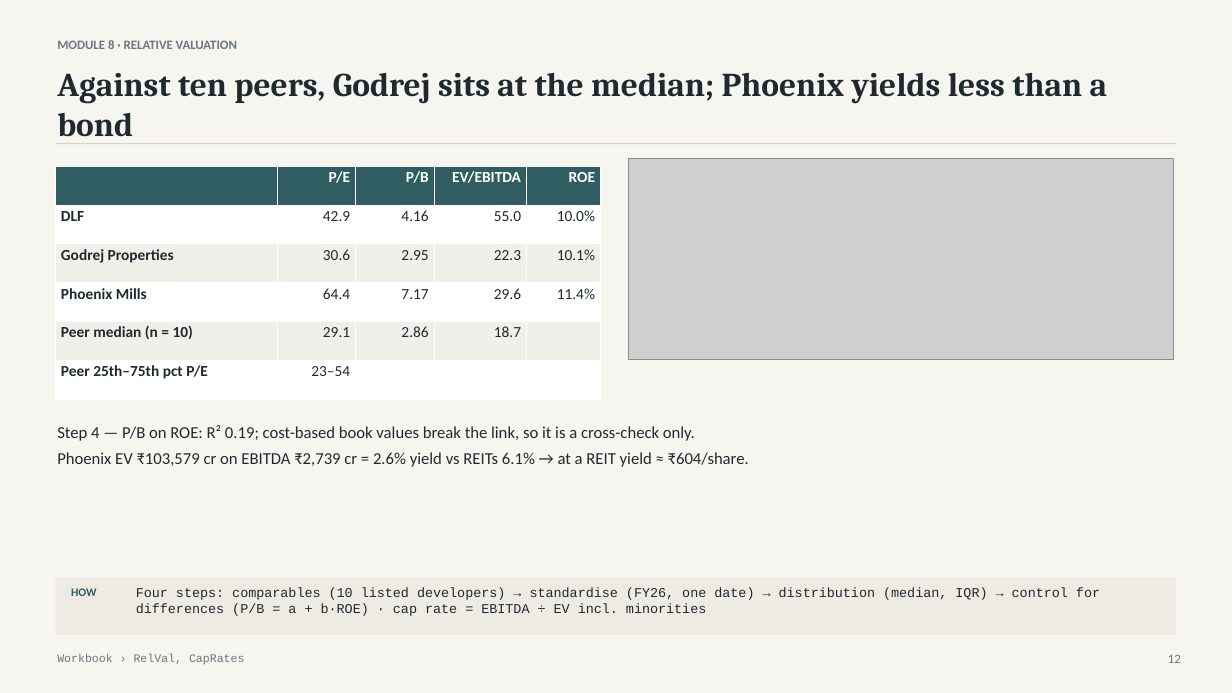
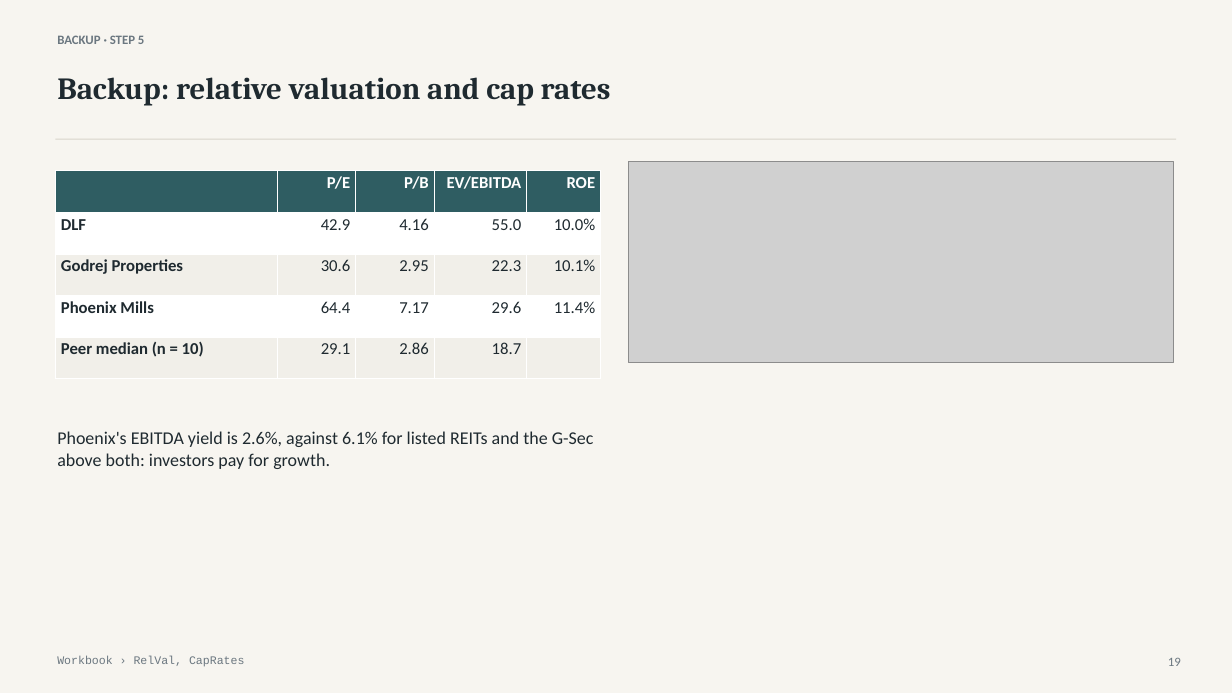
Before and after one commit to atharvaakz/BAAV, a slide deck: slide 19 of reports/ProjectBaav_Group27_Presentation.pptx (slide 12 before the commit). Drawn at 1232x693 pixels with LibreOffice and Linux fonts; fonts in the diff are those of the drawing; grey boxes stand for pictures. Boxes give left, top, right and bottom in pixels: in the first picture for what was removed or moved away, otherwise in the second. Text is boxed around its words. In the diff, an @@ line names an element or a change of style, - is before the commit and + after.

```diff
--- a/reports/ProjectBaav_Group27_Presentation.pptx
+++ b/reports/ProjectBaav_Group27_Presentation.pptx
@@ text removed at (x1=57, y1=40, x2=237, y2=49) @@
-MODULE 8 · RELATIVE VALUATION
@@ text added at (x1=57, y1=35, x2=144, y2=44), 10 pt, text #6B7780, bold @@
+BACKUP · STEP 5
@@ text removed at (x1=57, y1=73, x2=1108, y2=137) @@
-Against ten peers, Godrej sits at the median; Phoenix yields less than a bond
@@ text added at (x1=57, y1=77, x2=611, y2=106), 24 pt, text #1F2A30, bold @@
+Backup: relative valuation and cap rates
@@ rectangle moved from (x1=55, y1=143, x2=1177, y2=144) to (x1=55, y1=139, x2=1177, y2=140) @@
@@ table at (x1=55, y1=171, x2=601, y2=379) @@
-row 6: Peer 25th–75th pct P/E | 23–54 |  |  | 
@@ table resized from (x1=55, y1=166, x2=601, y2=399) to (x1=55, y1=171, x2=601, y2=379) @@
@@ text removed at (x1=57, y1=425, x2=749, y2=467) @@
-Step 4 — P/B on ROE: R² 0.19; cost-based book values break the link, so it is a cross-check only.
-Phoenix EV ₹103,579 cr on EBITDA ₹2,739 cr = 2.6% yield vs REITs 6.1% → at a REIT yield ≈ ₹604/share.
@@ text added at (x1=57, y1=431, x2=594, y2=469), 14 pt, text #1F2A30 @@
+Phoenix's EBITDA yield is 2.6%, against 6.1% for listed REITs and the G-Sec above both: investors pay for growth.
@@ rectangle removed at (x1=55, y1=578, x2=1177, y2=635) @@
@@ text removed at (x1=71, y1=588, x2=96, y2=596) @@
-HOW
@@ text removed at (x1=136, y1=587, x2=1100, y2=616) @@
-Four steps: comparables (10 listed developers) → standardise (FY26, one date) → distribution (median, IQR) → control for differences (P/B = a + b·ROE) · cap rate = EBITDA ÷ EV incl. minorities
@@ text removed at (x1=1168, y1=655, x2=1181, y2=663) @@
-12
@@ text added at (x1=1168, y1=658, x2=1181, y2=666), 10 pt, text #6B7780 @@
+19
```
Also in this commit, not shown: 5 other slides changed, 17 slides added, 12 slides removed, 7 other files.
